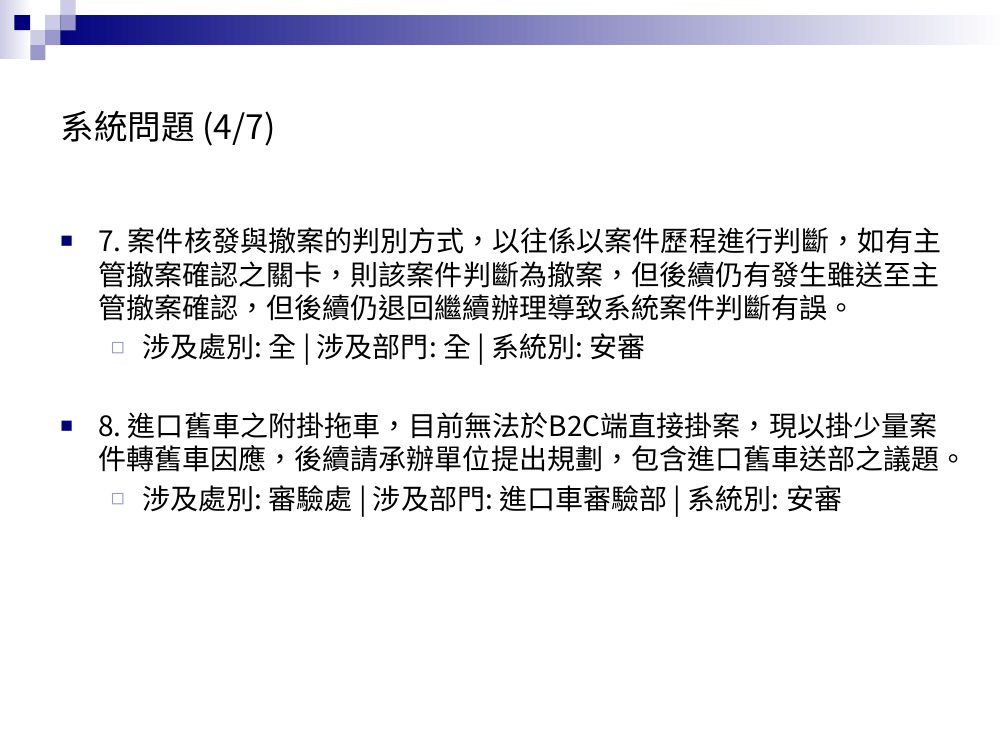
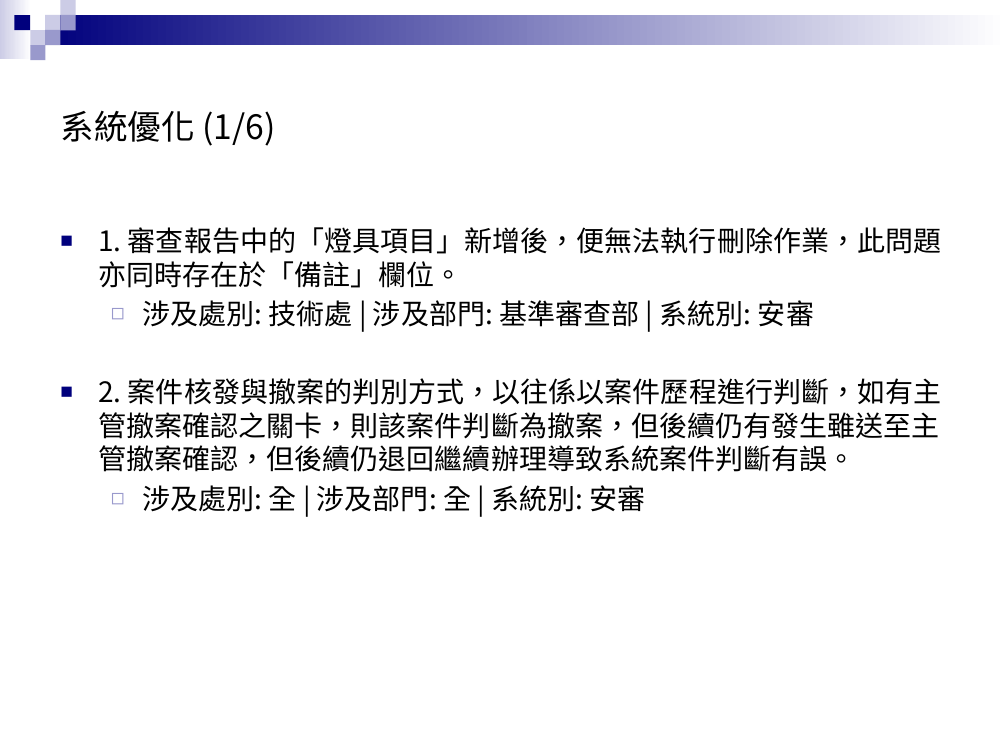
Before and after one commit to zx90316/202508-----, a slide deck: slide 9 of 系統交流會議題簡報.pptx (slide 14 before the commit). Drawn at 1008x756 pixels with LibreOffice and Linux fonts; fonts in the diff are those of the drawing; background and template pictures are left out. Boxes give left, top, right and bottom in pixels: in the first picture for what was removed or moved away, otherwise in the second. Text is boxed around its words. In the diff, an @@ line names an element or a change of style, - is before the commit and + after.

Commit message:
更新 ExcelToJsonPresentation 類別以排除「宣導」類別的議題，並新增目錄頁與議題動機頁。修正 JSON 檔案中的類別名稱與統計數據，並更新 requirements.txt 以包含 pywin32 套件。刪除不再使用的設定檔案 settings.local.json。

```diff
--- a/系統交流會議題簡報.pptx
+++ b/系統交流會議題簡報.pptx
@@ title at (60, 110, 275, 146): text changed @@
-系統問題 (4/7)
+系統優化 (1/6)
@@ text at (98, 227, 942, 472): text changed @@
-■ 7. 案件核發與撤案的判別方式，以往係以案件歷程進行判斷，如有主管撤案確認之關卡，則該案件判斷為撤案，但後續仍有發生雖送至主管撤案確認，但後續仍退回繼續辦理導致系統案件判斷有誤。
+■ 1. 審查報告中的「燈具項目」新增後，便無法執行刪除作業，此問題亦同時存在於「備註」欄位。
+  ◻ 涉及處別: 技術處 | 涉及部門: 基準審查部 | 系統別: 安審
+■ 2. 案件核發與撤案的判別方式，以往係以案件歷程進行判斷，如有主管撤案確認之關卡，則該案件判斷為撤案，但後續仍有發生雖送至主管撤案確認，但後續仍退回繼續辦理導致系統案件判斷有誤。
@@ text at (98, 412, 968, 512): paragraphs removed @@
-■ 8. 進口舊車之附掛拖車，目前無法於B2C端直接掛案，現以掛少量案件轉舊車因應，後續請承辦單位提出規劃，包含進口舊車送部之議題。
-  ◻ 涉及處別: 審驗處 | 涉及部門: 進口車審驗部 | 系統別: 安審
```
Also in this commit, not shown: 22 other slides changed, 5 slides added, 6 other files.
